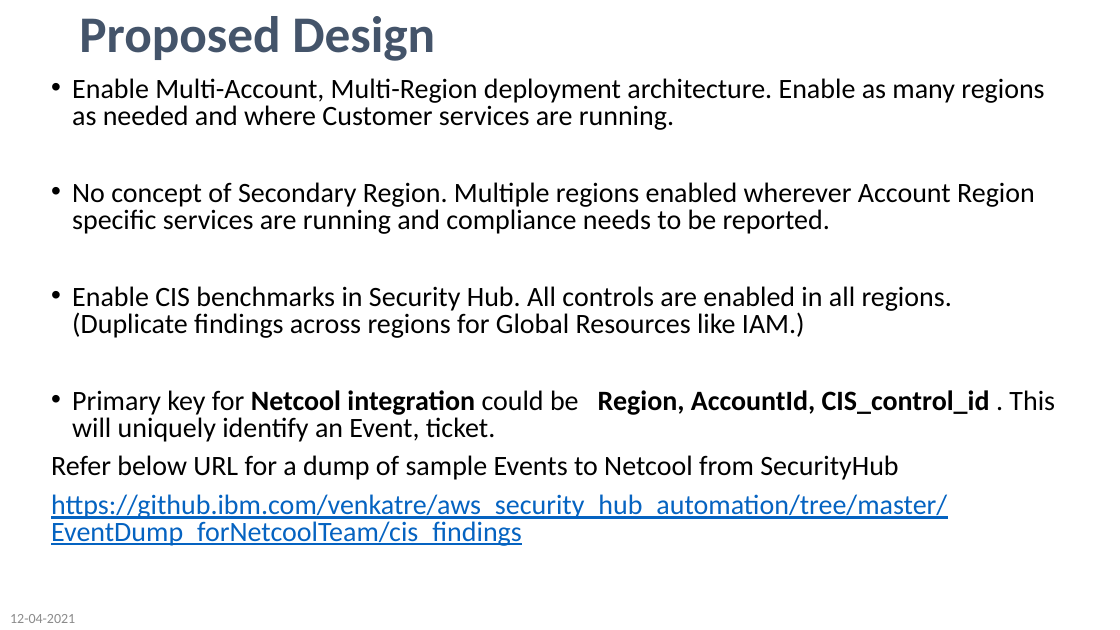
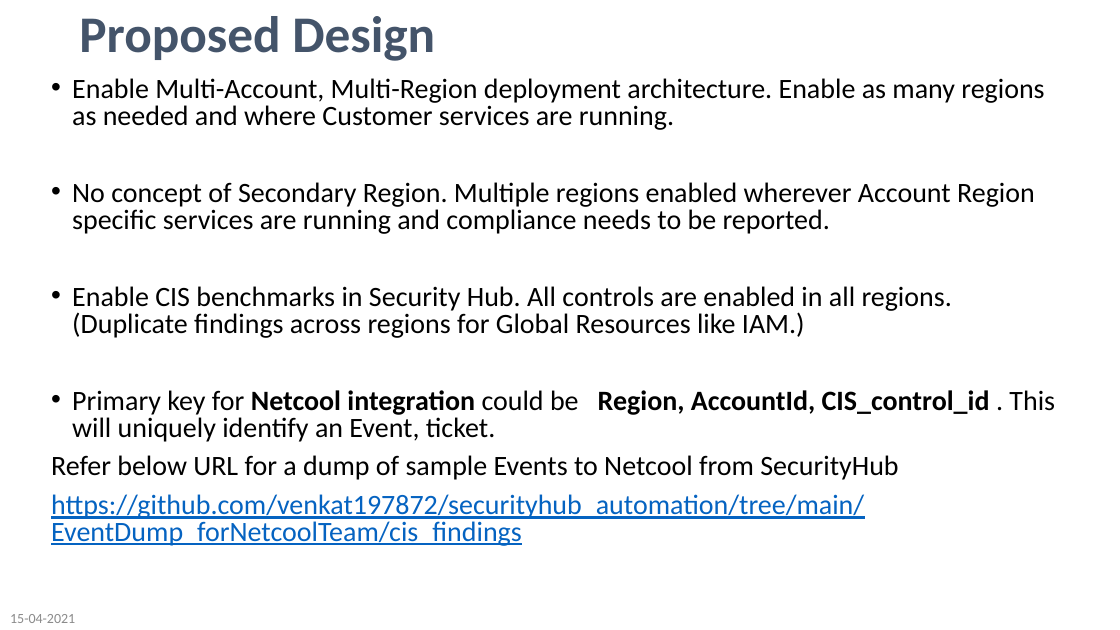
Before and after one commit to venkat197872/securityhub_automation, a slide deck: slide 10 of SecurityHub_Design_Implementation_v1.0_10Apr2020.pptx. Drawn at 1120x630 pixels with LibreOffice and Linux fonts; fonts in the diff are those of the drawing. Boxes give left, top, right and bottom in pixels: in the first picture for what was removed or moved away, otherwise in the second. Text is boxed around its words. In the diff, an @@ line names an element or a change of style, - is before the commit and + after.

```diff
--- a/SecurityHub_Design_Implementation_v1.0_10Apr2020.pptx
+++ b/SecurityHub_Design_Implementation_v1.0_10Apr2020.pptx
@@ text at (51,494,864,546): text changed @@
-https://github.ibm.com/venkatre/aws_security_hub_automation/tree/master/EventDump_forNetcoolTeam/cis_findings
+https://github.com/venkat197872/securityhub_automation/tree/main/EventDump_forNetcoolTeam/cis_findings
@@ text at (10,614,75,623): text changed @@
-12-04-2021
+15-04-2021
```
Also in this commit, not shown: 5 other slides changed, 1 slide removed.
